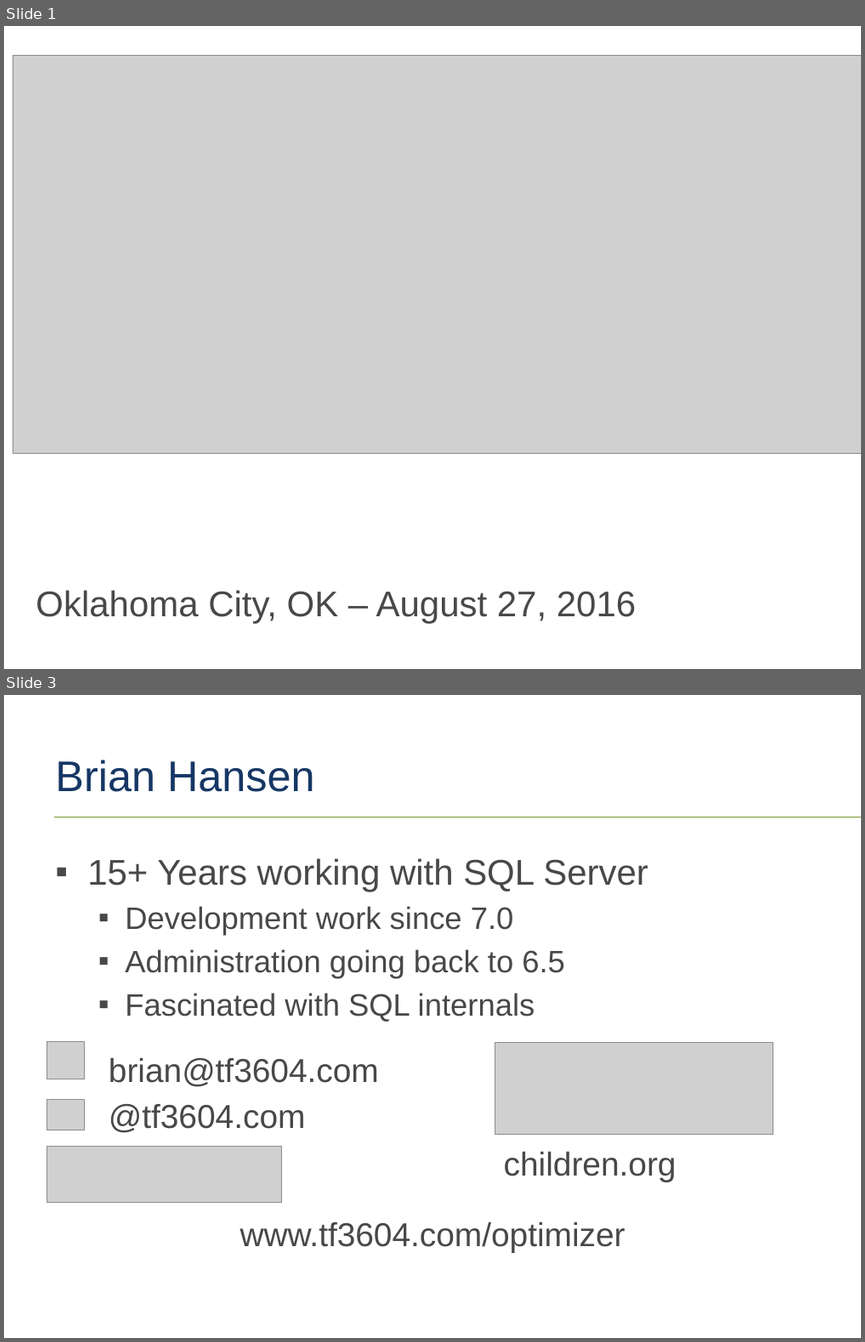
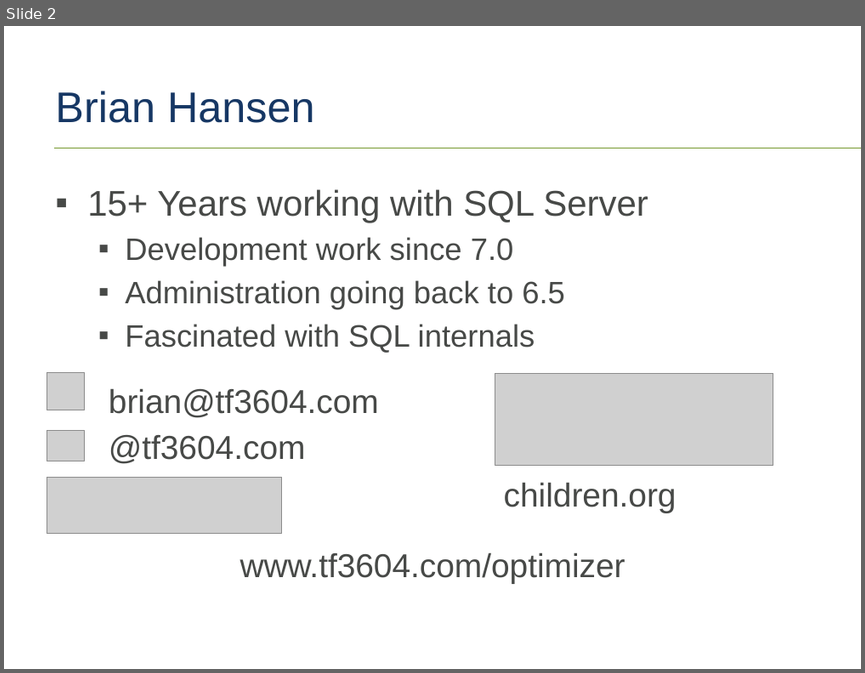
Before and after one commit to tf3604/OptimizerPresentation, a slide deck: Optimizer.pptx. Shown one above the other, each under a label of ours: slides 1 and 3 before the commit, slide 2 after it; the slides between them are not shown. The pictures are 865x1342 and 865x673 pixels, drawn with LibreOffice and Linux fonts; fonts in the diff are those of the drawing; grey boxes stand for pictures; background and template pictures are left out. Boxes give left, top, right and bottom in pixels: in the first picture for what was removed or moved away, otherwise in the second. Text is boxed around its words. In the diff, an @@ line names an element or a change of style, - is before the commit and + after.

```diff
--- a/Optimizer.pptx
+++ b/Optimizer.pptx
@@ slide 1 removed at box(4, 26, 861, 669), background picture (left out) @@
@@ picture removed at box(12, 55, 861, 453) @@
@@ text removed at box(35, 590, 636, 624) @@
-Oklahoma City, OK – August 27, 2016
@@ what was slide 3 is now slide 2 @@
```
Also in this commit, not shown: 3 slides changed, 1 other file.
